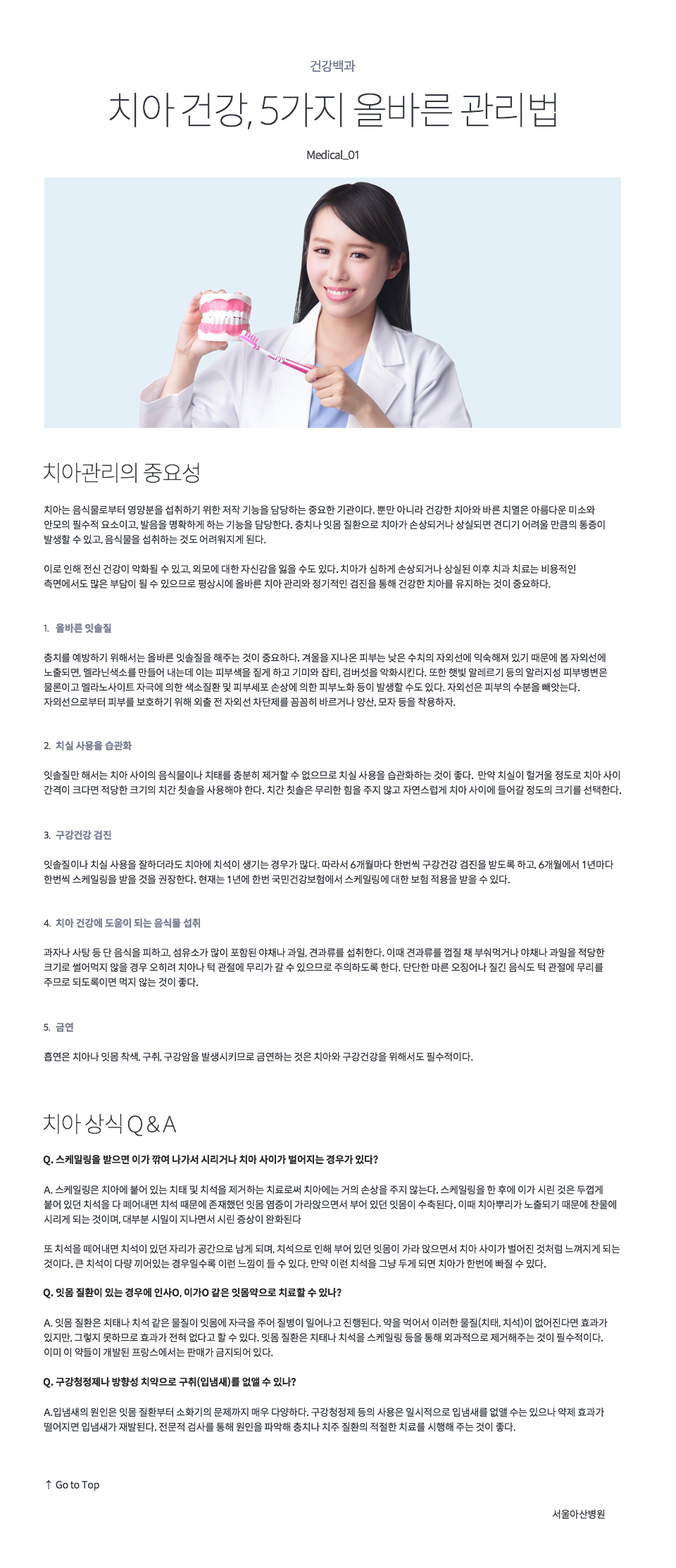
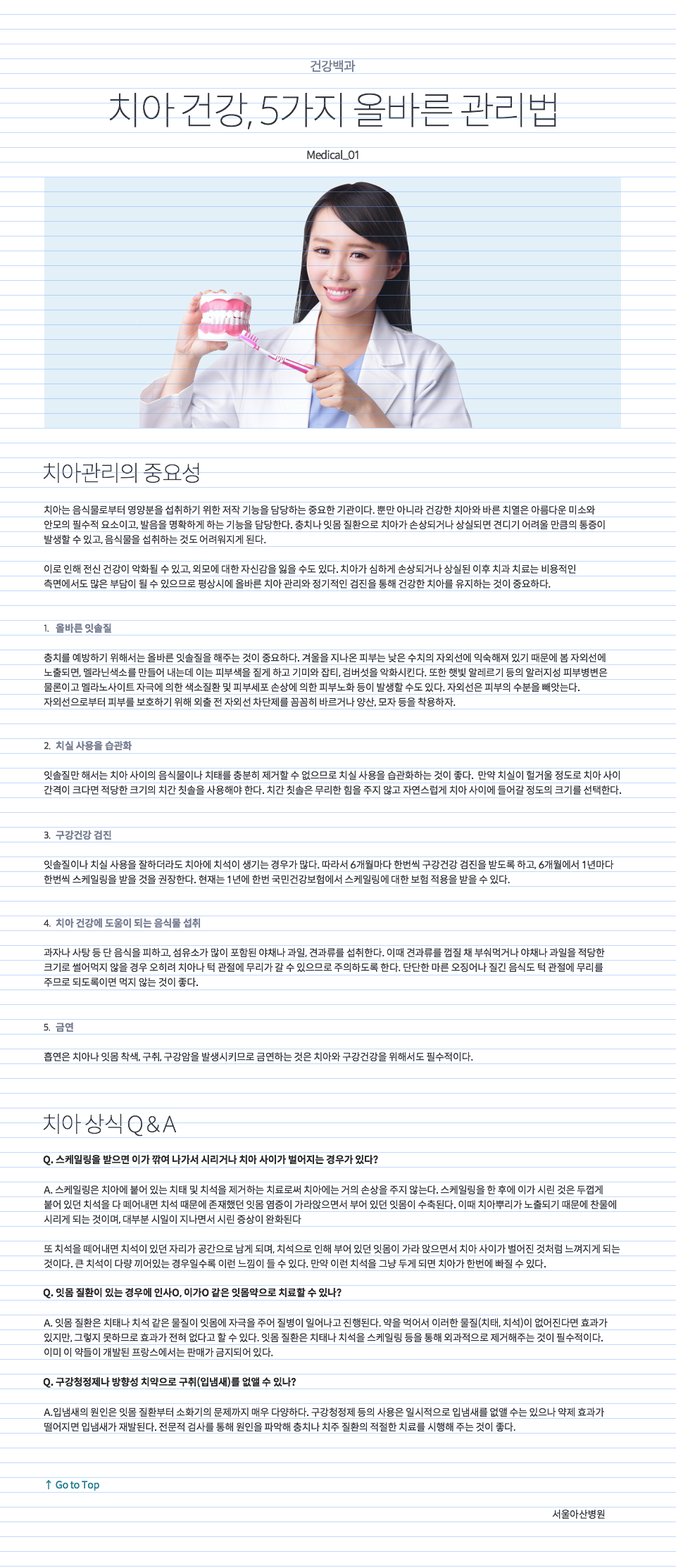
Layers edited between the first and the second 676x1568 image:
showed group "GRID" (1 layers) over <box>0,14,676,1567</box>
added group "photo" (1st of 2, in "container" › "header") with 2 layers in group "header" over <box>44,176,622,429</box>
moved "photo" (2nd of 2, in "container" › "header" › "photo") into group "photo" over <box>44,176,622,429</box>
moved "mask" into group "photo" over <box>44,191,621,414</box>
added group "state" with 1 layers in group "footer" over <box>45,1479,100,1492</box>
added layer ":hover Go to Top" in group "state" over <box>45,1479,100,1492</box>
added group "normal" with 1 layers in group "footer" over <box>45,1479,100,1492</box>
moved "Go to Top" into group "normal", painted on it over <box>45,1479,100,1492</box>
